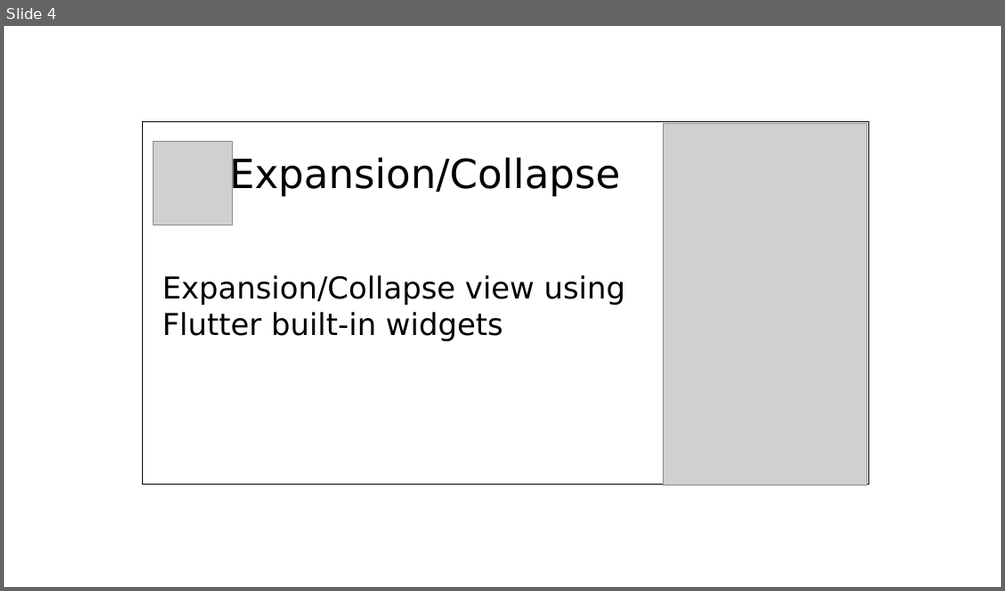
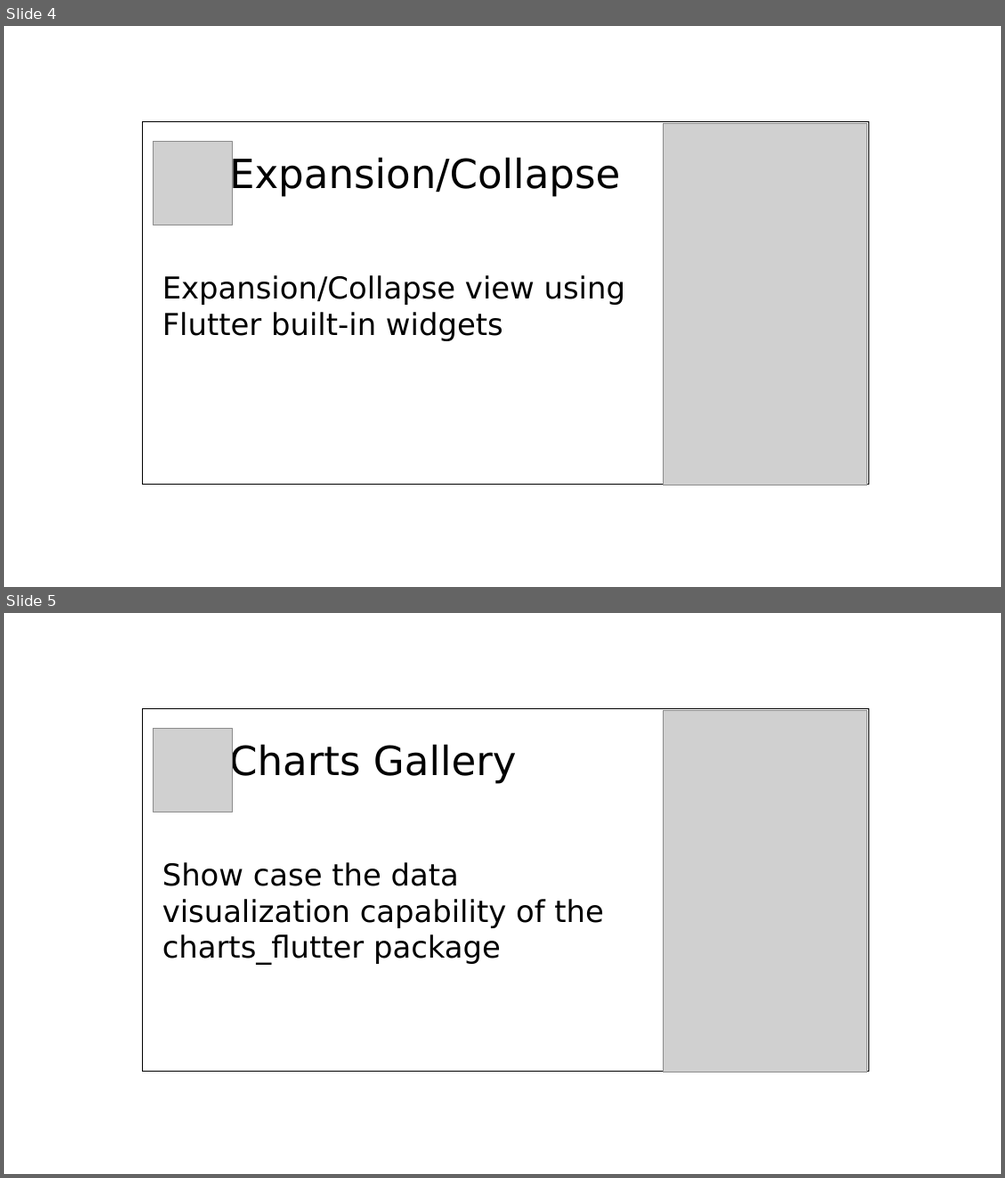
Before and after one commit to limcheekin/fluwix, a slide deck: doc/post-heading-design.odp. Shown one above the other, each under a label of ours: slide 4 before the commit, slides 4 and 5 after it. The pictures are 1005x591 and 1005x1178 pixels, drawn with LibreOffice and Linux fonts; fonts in the diff are those of the drawing; grey boxes stand for pictures. Boxes give left, top, right and bottom in pixels: in the first picture for what was removed or moved away, otherwise in the second. Text is boxed around its words. In the diff, an @@ line names an element or a change of style, - is before the commit and + after.

Commit message:
updated post heading design for charts gallery

```diff
--- a/doc/post-heading-design.odp
+++ b/doc/post-heading-design.odp
@@ slide 5 added at bbox=[4, 613, 1001, 1174], background #FFFFFF @@
@@ rectangle added at bbox=[142, 709, 869, 1071], outline #000000 0 pt @@
@@ picture added at bbox=[663, 710, 867, 1071] @@
@@ picture added at bbox=[154, 728, 232, 812] @@
@@ text added at bbox=[162, 743, 604, 964], 24 pt, text #000000 @@
+Charts Gallery
+Show case the data visualization capability of the charts_flutter package
```
